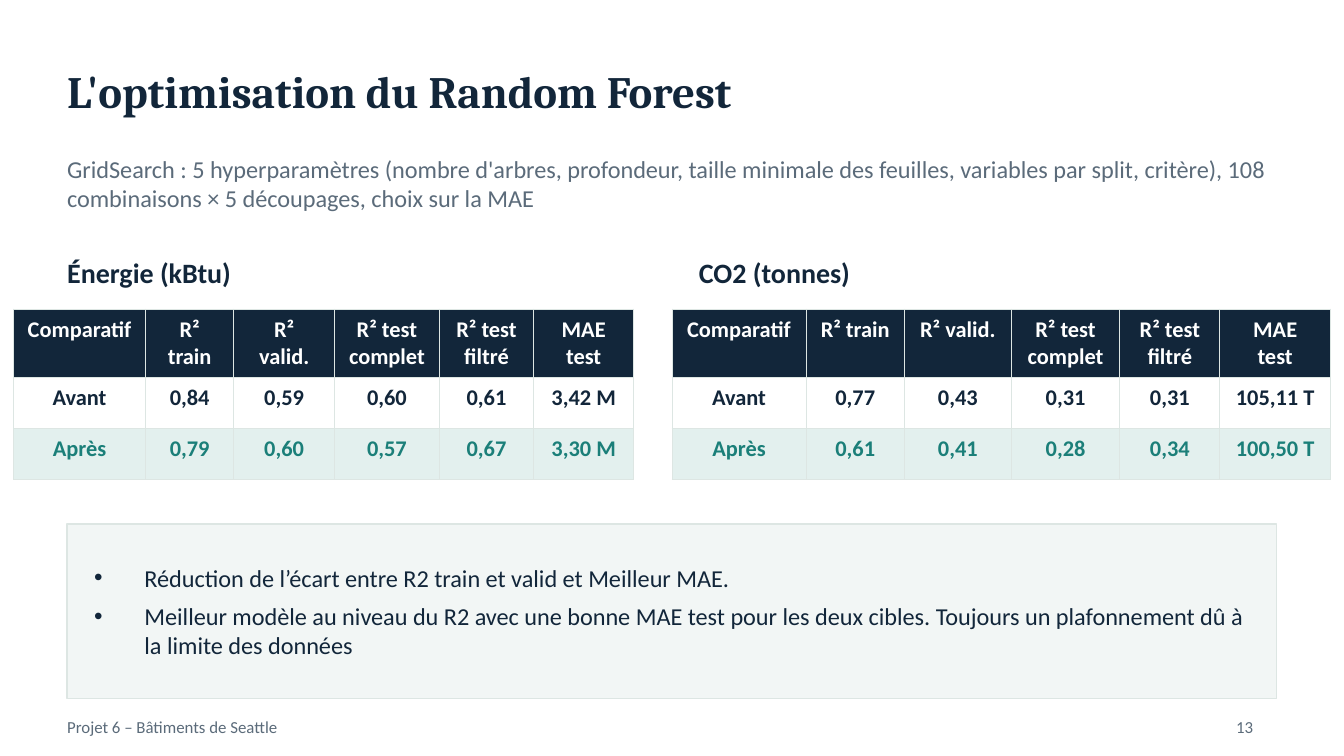
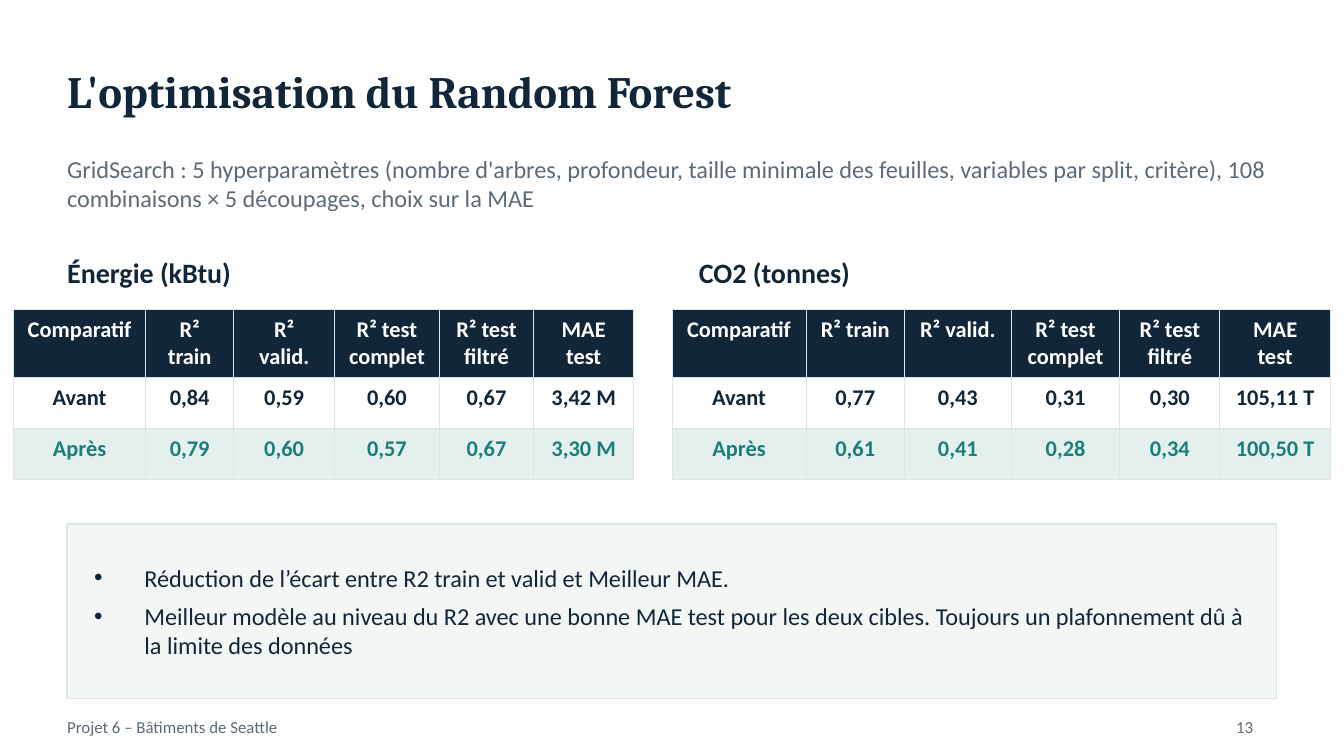
Before and after one commit to Bideau-b/projet6_Anticipez_les_besoins_en_consommation_de_b-timents, a slide deck: slide 13 of Bideau_Benjamin_2_présentation_11_2026.pptx. Drawn at 1344x756 pixels with LibreOffice and Linux fonts; fonts in the diff are those of the drawing. Boxes give left, top, right and bottom in pixels: in the first picture for what was removed or moved away, otherwise in the second. Text is boxed around its words. In the diff, an @@ line names an element or a change of style, - is before the commit and + after.

```diff
--- a/Bideau_Benjamin_2_présentation_11_2026.pptx
+++ b/Bideau_Benjamin_2_présentation_11_2026.pptx
@@ table at <box>13,309,632,478</box> @@
-row 2, column 5: 0,61
+row 2, column 5: 0,67
@@ table at <box>672,309,1329,478</box> @@
-row 2, column 5: 0,31
+row 2, column 5: 0,30
```
Also in this commit, not shown: 1 other slide changed.
